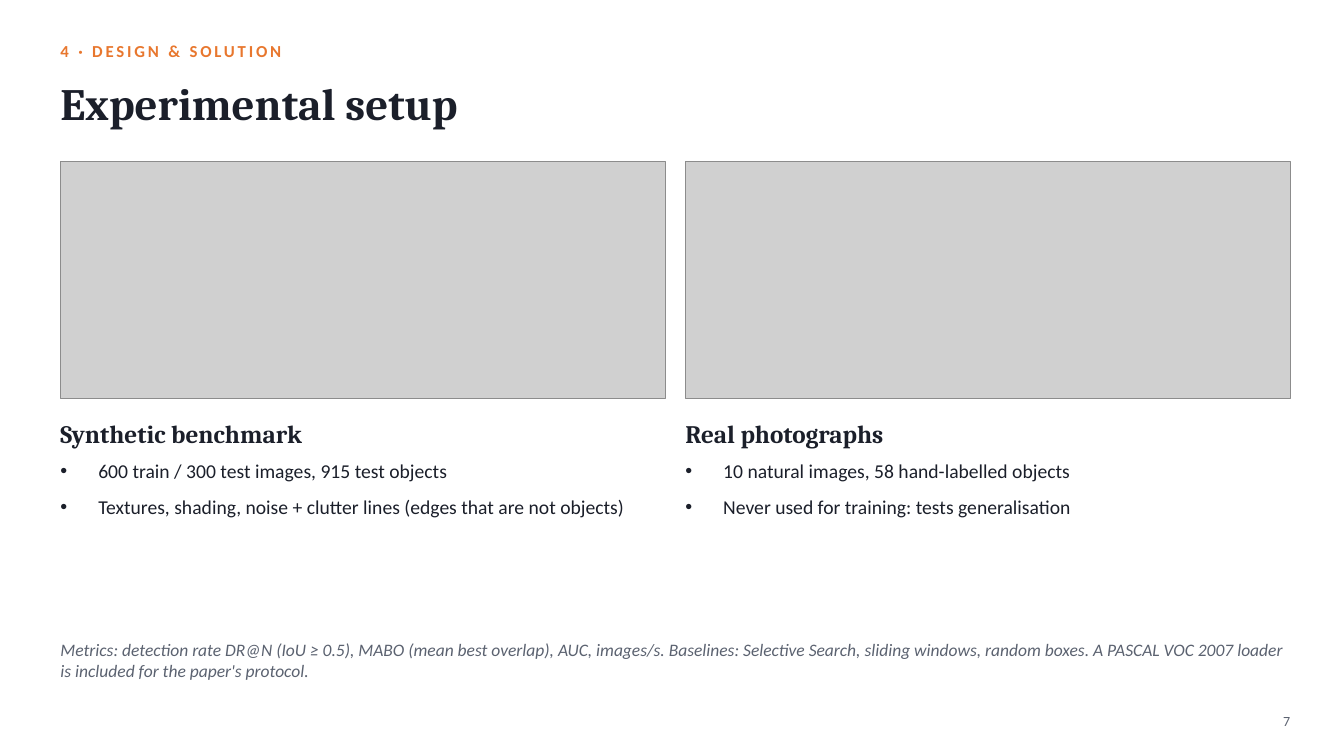
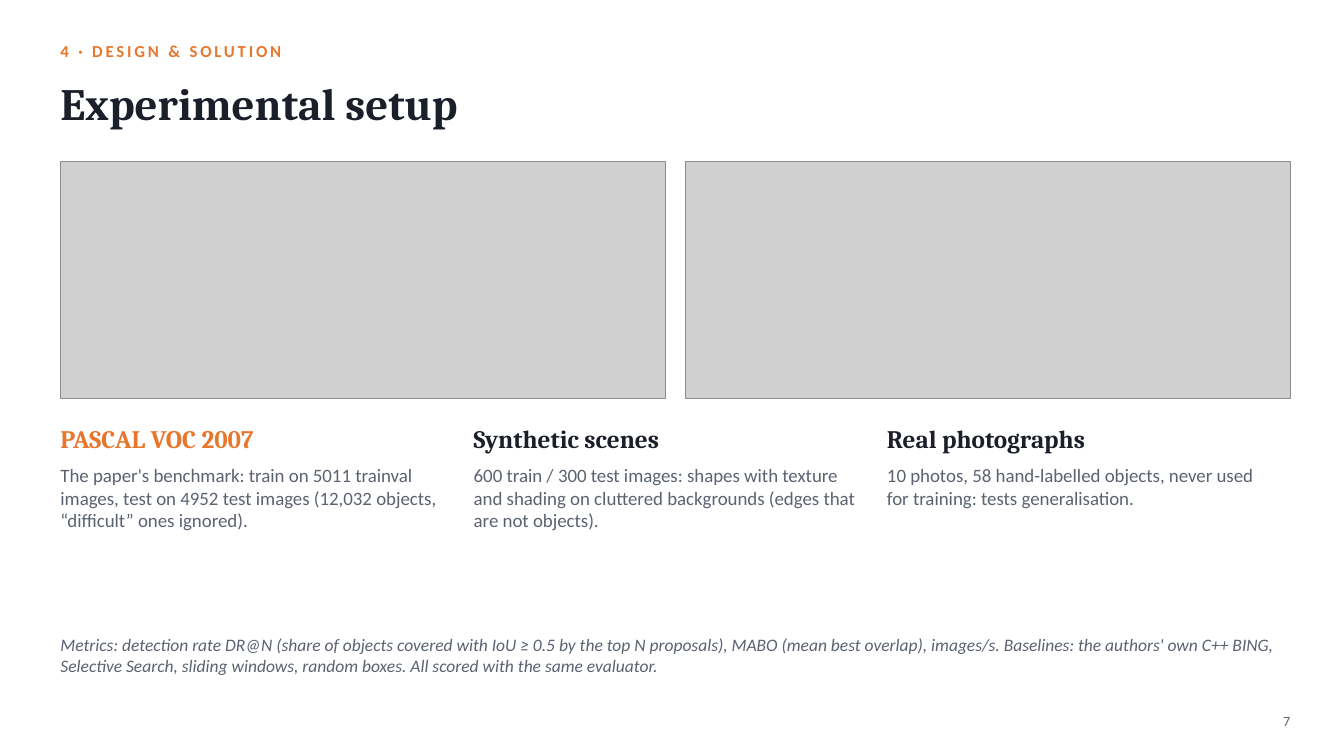
Before and after one commit to hari18305/cvprojectg10, a slide deck: slide 7 of presentation/BING_Objectness_Group10.pptx. Drawn at 1344x756 pixels with LibreOffice and Linux fonts; fonts in the diff are those of the drawing; grey boxes stand for pictures. Boxes give left, top, right and bottom in pixels: in the first picture for what was removed or moved away, otherwise in the second. Text is boxed around its words. In the diff, an @@ line names an element or a change of style, - is before the commit and + after.

Commit message:
Update slides and README with PASCAL VOC 2007 results

```diff
--- a/presentation/BING_Objectness_Group10.pptx
+++ b/presentation/BING_Objectness_Group10.pptx
@@ text "Real photographs": place and size @@
-text "Real photographs" at (685, 425, 884, 449)
+text "Real photographs" at (887, 430, 1085, 454)
@@ text at (60, 431, 254, 449): text changed; text colour #1B1F2A to #E8772E @@
-Synthetic benchmark
+PASCAL VOC 2007
@@ text added at (474, 430, 659, 454), 18 pt, text #1B1F2A, bold @@
+Synthetic scenes
@@ text at (60, 469, 436, 530): text changed; size 14 to 13.5 pt; text colour #1B1F2A to #5B6270 @@
-• 600 train / 300 test images, 915 test objects
-• Textures, shading, noise + clutter lines (edges that are not objects)
+The paper's benchmark: train on 5011 trainval images, test on 4952 test images (12,032 objects, “difficult” ones ignored).
@@ text added at (474, 469, 855, 530), 13.5 pt, text #5B6270 @@
+600 train / 300 test images: shapes with texture and shading on cluttered backgrounds (edges that are not objects).
@@ text at (887, 469, 1254, 508): text changed; size 14 to 13.5 pt; text colour #1B1F2A to #5B6270 @@
-• 10 natural images, 58 hand-labelled objects
-• Never used for training: tests generalisation
+10 photos, 58 hand-labelled objects, never used for training: tests generalisation.
@@ text at (60, 638, 1273, 675): text changed @@
-Metrics: detection rate DR@N (IoU ≥ 0.5), MABO (mean best overlap), AUC, images/s. Baselines: Selective Search, sliding windows, random boxes. A PASCAL VOC 2007 loader is included for the paper's protocol.
+Metrics: detection rate DR@N (share of objects covered with IoU ≥ 0.5 by the top N proposals), MABO (mean best overlap), images/s. Baselines: the authors' own C++ BING, Selective Search, sliding windows, random boxes. All scored with the same evaluator.
```
Also in this commit, not shown: 5 other slides changed, 2 slides added, 2 slides removed, 3 other files.
